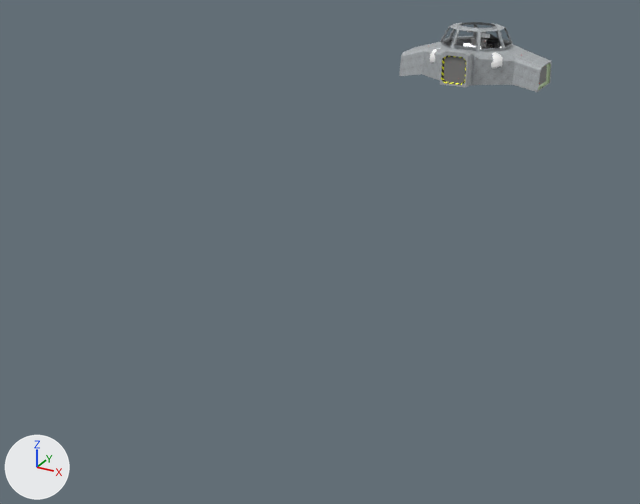
Before and after pictures for a commit that changed the FBX model Assets/cockpit-internals.fbx.
Rendered twice from a 50 mm camera at (0.0817, -0.1685, 0.0833) aimed at (-0.0109, -0.0002, -0.0008). Lighting does not change. The marker at lower left points along +X, +Y and +Z. Where no turn or scale is listed for an object, it has been applied to the vertices.

Names of what the first picture shows: 'cockpit'.
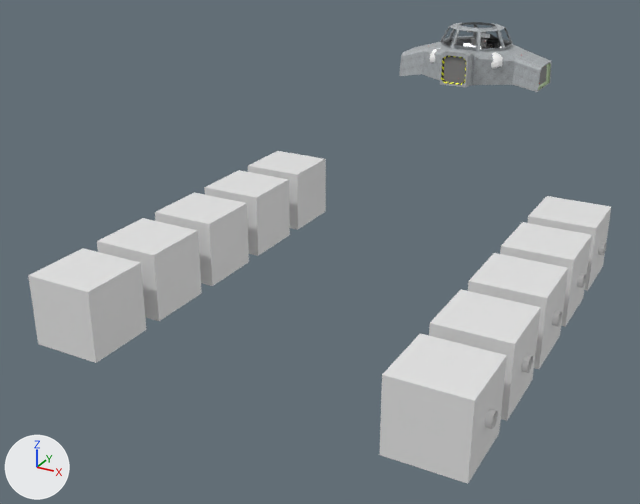
What differs and where, as boxes [x1, y1, x2, y2] in the pictures (640 x 504 px):
'cabin_004', added: after [379, 333, 507, 484]
'cabin_005', added: after [28, 248, 146, 363]
'cabin_003', added: after [429, 289, 541, 421]
'cabin_006', added: after [97, 218, 202, 321]
'cabin_002', added: after [468, 253, 568, 369]
'cabin_007', added: after [155, 192, 249, 286]
'cabin_009', added: after [204, 170, 290, 256]
'cabin_001', added: after [500, 222, 592, 327]
'cabin_008', added: after [248, 151, 326, 230]
'cabin_000', added: after [528, 196, 611, 291]

Diff of the bpy script that builds the scene:
```diff
--- a/Assets/cockpit-internals.fbx.py
+++ b/Assets/cockpit-internals.fbx.py
@@ mat_cabin @@
+mat_cabin = principled_material('cabin')
+mat_cabin.base_color = (0.8, 0.8, 0.8)  # white #e7e7e7
@@ me_cabin_002 @@
+me_cabin_002.from_pydata(...)  # 40 vertices, 41 faces; spans x -0.78..0.78, y -0.78..0.78, z -0.78..0.9
+me_cabin_002.materials.append(mat_cabin)  # white #e7e7e7
@@ me_cabin_009 @@
+me_cabin_009.from_pydata(...)  # 40 vertices, 41 faces; spans x -0.78..0.78, y -0.78..0.78, z -0.9..0.78
+me_cabin_009.materials.append(mat_cabin)  # white #e7e7e7
@@ ob_cabin_002 @@
+ob_cabin_002 = bpy.data.objects.new('cabin_002', me_cabin_002)
+ob_cabin_002.parent = ob_other_kerbals
+ob_cabin_002.location = (3.894, -0.8, -0.000018)
+ob_cabin_002.rotation_euler = (1.571, 0.0, 1.571)  # degrees (90, 0, 90)
@@ ob_other_kerbals @@
+ob_other_kerbals = bpy.data.objects.new('other-kerbals', None)
+ob_other_kerbals.parent = ob_rotator
+ob_other_kerbals.location = (0.0, 0.0, 0.0)
@@ ob_cabin_009 @@
+ob_cabin_009 = bpy.data.objects.new('cabin_009', me_cabin_009)
+ob_cabin_009.parent = ob_other_kerbals
+ob_cabin_009.location = (-3.894, 1.2, -0.000018)
+ob_cabin_009.rotation_euler = (1.571, 0.0, 1.571)  # degrees (90, 0, 90)
@@ ob_cabin_004 @@
+ob_cabin_004 = bpy.data.objects.new('cabin_004', me_cabin_002.copy())
+ob_cabin_004.parent = ob_other_kerbals
+ob_cabin_004.location = (3.894, -4.8, -0.000018)
+ob_cabin_004.rotation_euler = (1.571, 0.0, 1.571)  # degrees (90, 0, 90)
@@ ob_cabin_001 @@
+ob_cabin_001 = bpy.data.objects.new('cabin_001', me_cabin_002.copy())
+ob_cabin_001.parent = ob_other_kerbals
+ob_cabin_001.location = (3.894, 1.2, -0.000018)
+ob_cabin_001.rotation_euler = (1.571, 0.0, 1.571)  # degrees (90, 0, 90)
@@ ob_cabin_007 @@
+ob_cabin_007 = bpy.data.objects.new('cabin_007', me_cabin_009.copy())
+ob_cabin_007.parent = ob_other_kerbals
+ob_cabin_007.location = (-3.894, -0.8, -0.000018)
+ob_cabin_007.rotation_euler = (1.571, 0.0, 1.571)  # degrees (90, 0, 90)
@@ ob_cabin_006 @@
+ob_cabin_006 = bpy.data.objects.new('cabin_006', me_cabin_009.copy())
+ob_cabin_006.parent = ob_other_kerbals
+ob_cabin_006.location = (-3.894, -2.8, -0.000018)
+ob_cabin_006.rotation_euler = (1.571, 0.0, 1.571)  # degrees (90, 0, 90)
@@ ob_cabin_005 @@
+ob_cabin_005 = bpy.data.objects.new('cabin_005', me_cabin_009.copy())
+ob_cabin_005.parent = ob_other_kerbals
+ob_cabin_005.location = (-3.894, -4.8, -0.000018)
+ob_cabin_005.rotation_euler = (1.571, 0.0, 1.571)  # degrees (90, 0, 90)
@@ ob_cabin_000 @@
+ob_cabin_000 = bpy.data.objects.new('cabin_000', me_cabin_002.copy())
+ob_cabin_000.parent = ob_other_kerbals
+ob_cabin_000.location = (3.894, 3.2, -0.000018)
+ob_cabin_000.rotation_euler = (1.571, 0.0, 1.571)  # degrees (90, 0, 90)
@@ ob_cabin_008 @@
+ob_cabin_008 = bpy.data.objects.new('cabin_008', me_cabin_009.copy())
+ob_cabin_008.parent = ob_other_kerbals
+ob_cabin_008.location = (-3.894, 3.2, -0.000018)
+ob_cabin_008.rotation_euler = (1.571, 0.0, 1.571)  # degrees (90, 0, 90)
@@ ob_cabin_003 @@
+ob_cabin_003 = bpy.data.objects.new('cabin_003', me_cabin_002.copy())
+ob_cabin_003.parent = ob_other_kerbals
+ob_cabin_003.location = (3.894, -2.8, -0.000018)
+ob_cabin_003.rotation_euler = (1.571, 0.0, 1.571)  # degrees (90, 0, 90)
```
